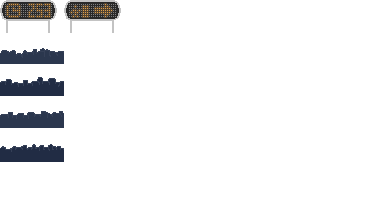
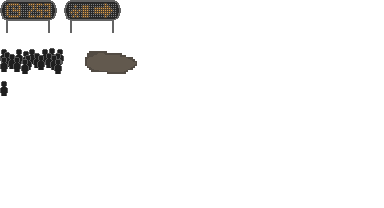
Layer changes from the first w=384, h=208 image to the second:
removed layer "Folla4" over (0, 144, 64, 162)
removed layer "Folla3" over (0, 111, 64, 128)
added layer "Puddle" above "Crowd" over (85, 51, 137, 74)
renamed "Folla1" to "Crowd", moved it above "Man", painted on it over (0, 48, 64, 74)
renamed "Folla2" to "Man", painted on it over (0, 77, 64, 96)
painted on "Cartello2" over (64, 0, 121, 33)
painted on "Cartello" over (0, 0, 57, 33)
